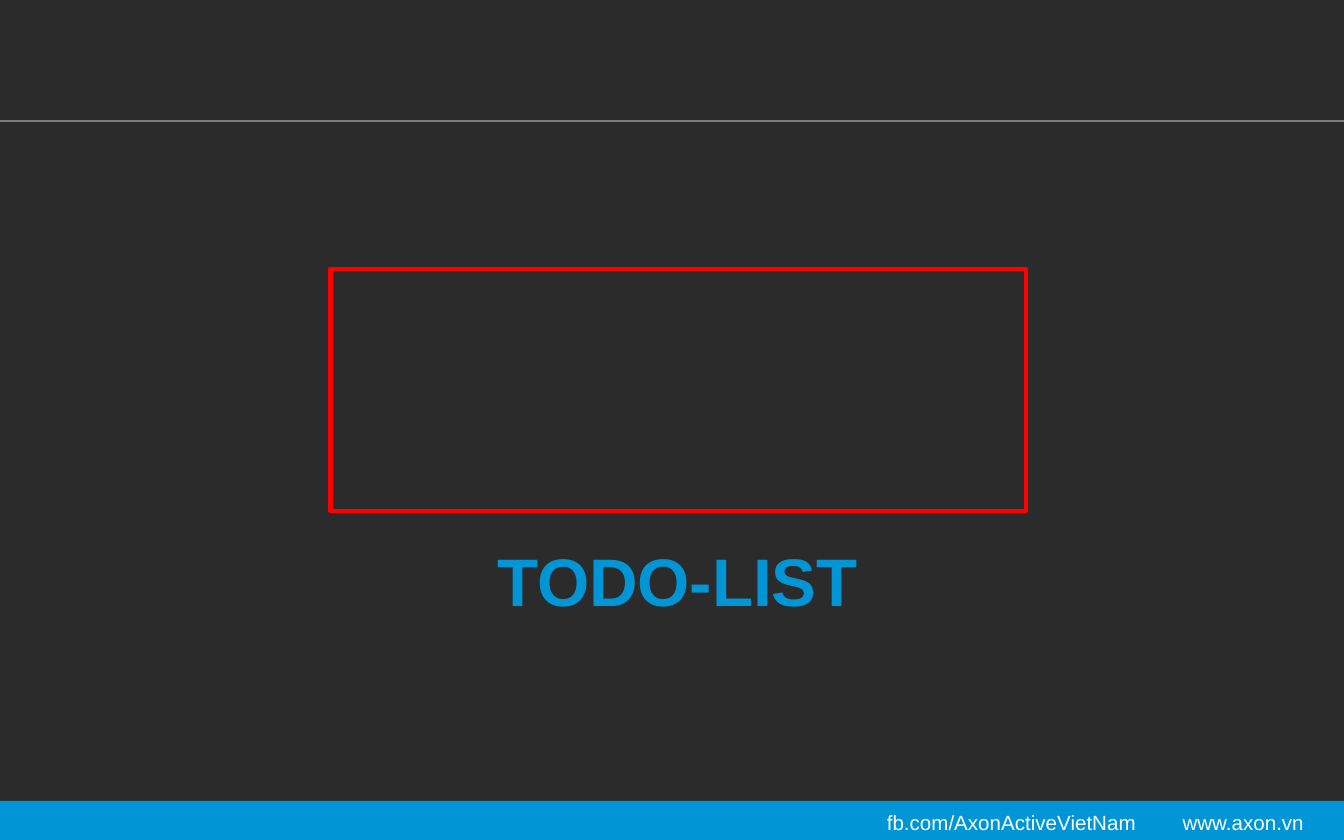
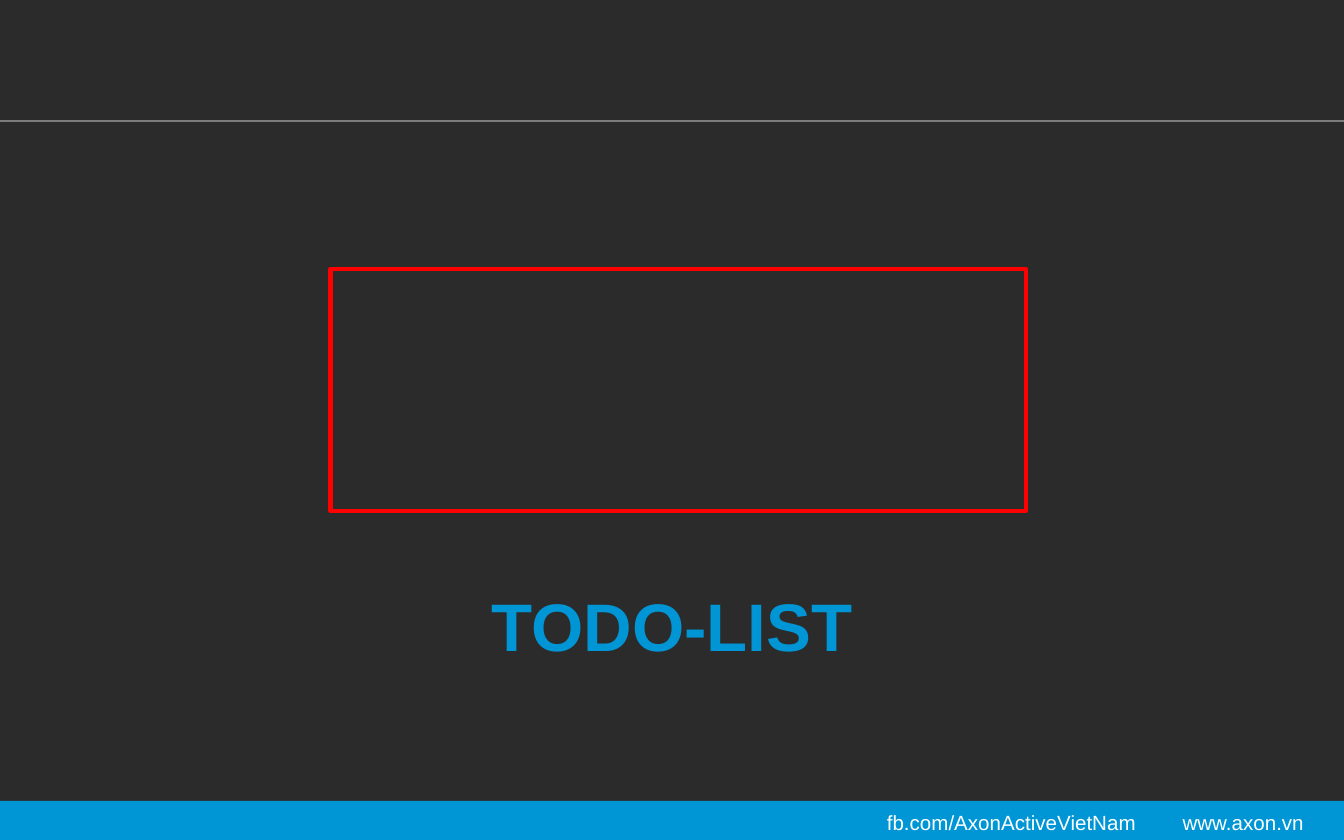
Before and after one commit to ndqvinh2109/Polymer, a slide deck: slide 7 of Slide-Dev-Day/dev-day-polymer.pptx (slide 6 before the commit). Drawn at 1344x840 pixels with LibreOffice and Linux fonts; fonts in the diff are those of the drawing; background and template pictures are left out; a plain dark background stands for a picture behind light text. Boxes give left, top, right and bottom in pixels: in the first picture for what was removed or moved away, otherwise in the second. Text is boxed around its words. In the diff, an @@ line names an element or a change of style, - is before the commit and + after.

```diff
--- a/Slide-Dev-Day/dev-day-polymer.pptx
+++ b/Slide-Dev-Day/dev-day-polymer.pptx
@@ text "TODO-LIST": place and size @@
-text "TODO-LIST" at (497, 559, 857, 607)
+text "TODO-LIST" at (492, 604, 852, 652)
```
Also in this commit, not shown: 10 other slides changed, 4 slides added, 4 slides removed, 3 other files.
